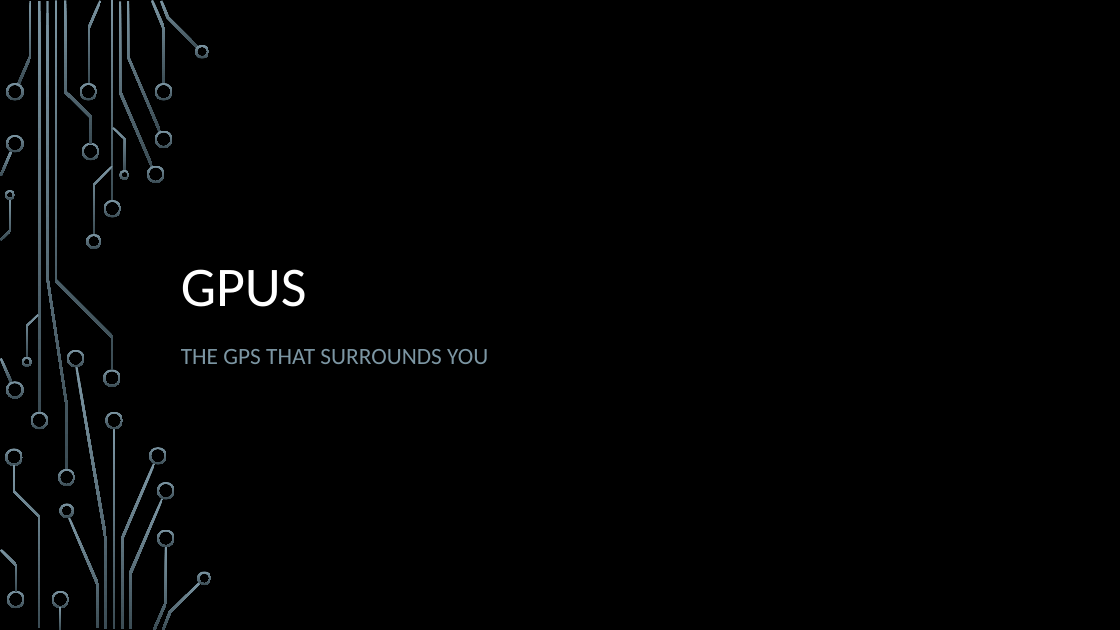
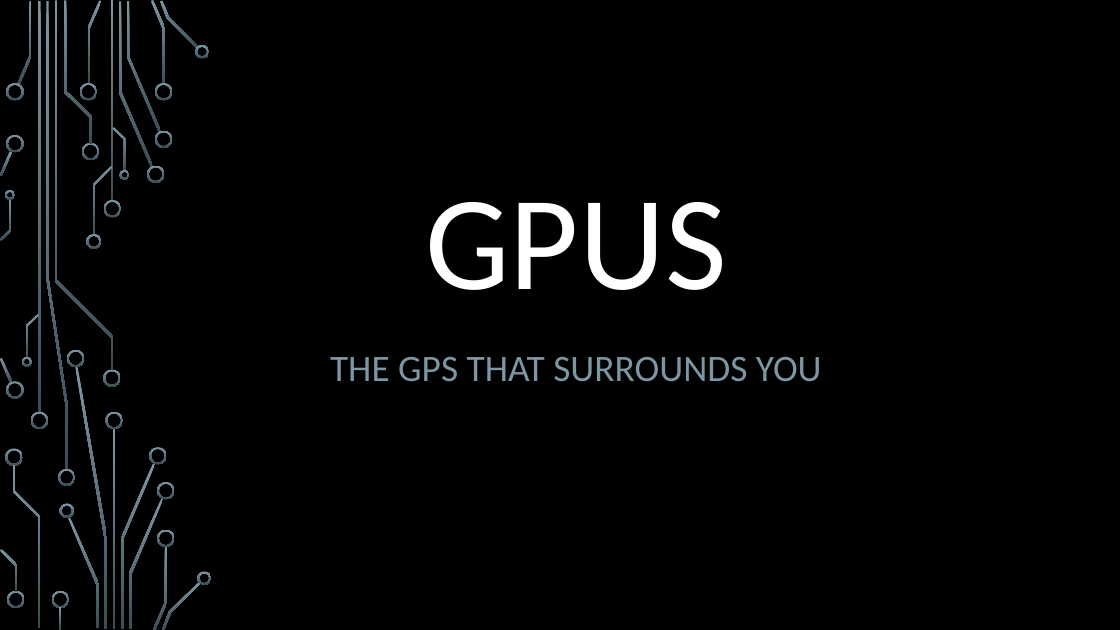
Before and after one commit to theriley106/GPUS, a slide deck: slide 1 of GPUs.pptx. Drawn at 1120x630 pixels with LibreOffice and Linux fonts; fonts in the diff are those of the drawing; background and template pictures are left out. Boxes give left, top, right and bottom in pixels: in the first picture for what was removed or moved away, otherwise in the second. Text is boxed around its words. In the diff, an @@ line names an element or a change of style, - is before the commit and + after.

Commit message:
PPTX update

```diff
--- a/GPUs.pptx
+++ b/GPUs.pptx
@@ title "GPUS" at (425, 202, 726, 290): size 48 to 115 pt; alignment left to centre @@
@@ subtitle "THE GPS THAT SURROUNDS YOU" at (330, 357, 822, 381): size 20 to 32 pt; alignment left to centre @@
```
